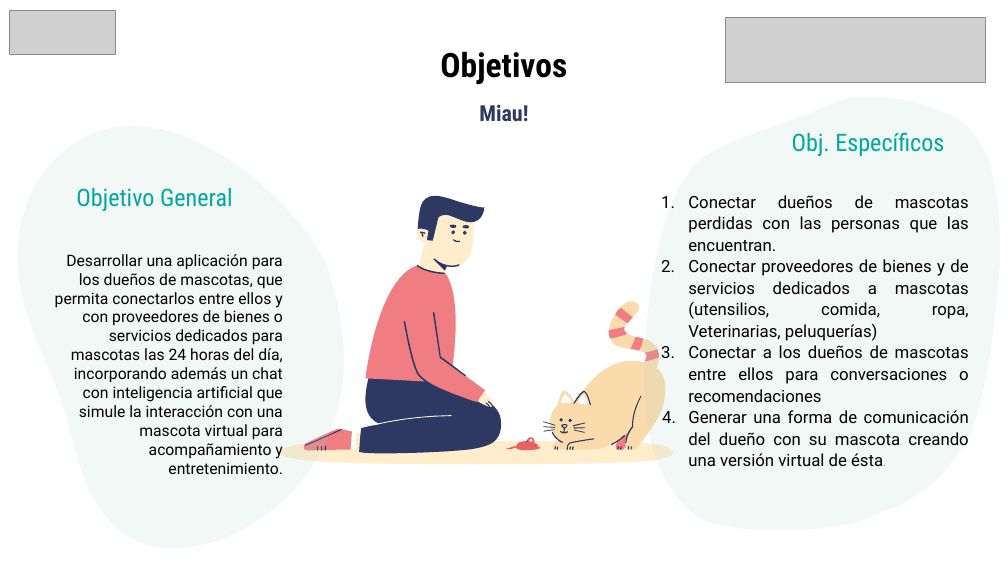
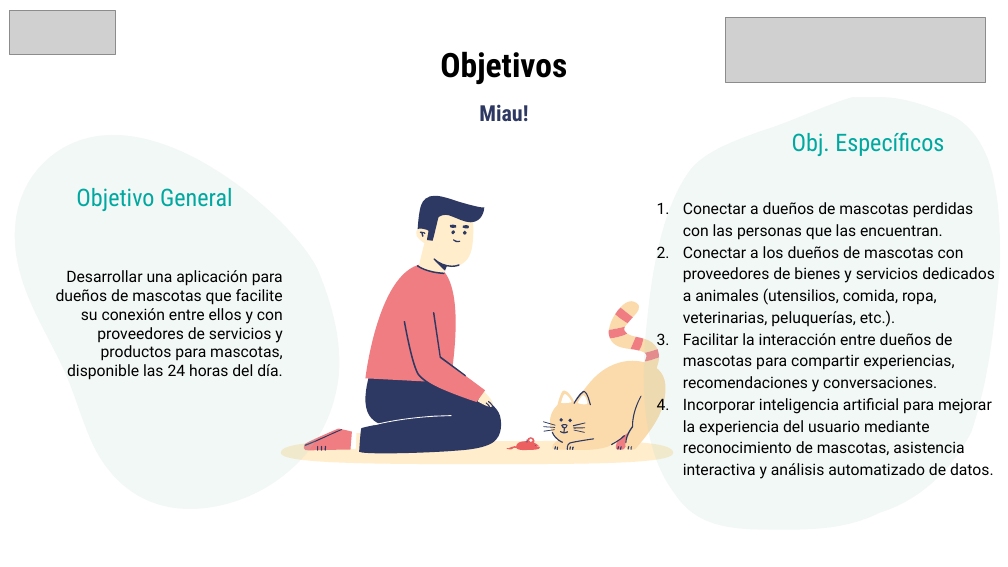
Before and after one commit to Kazeai-chan/Capstone_MyPet, a slide deck: slide 4 of Fase 2/Evidencias Proyecto/Presentación Proyecto.pptx. Drawn at 1008x567 pixels with LibreOffice and Linux fonts; fonts in the diff are those of the drawing; grey boxes stand for pictures. Boxes give left, top, right and bottom in pixels: in the first picture for what was removed or moved away, otherwise in the second. Text is boxed around its words. In the diff, an @@ line names an element or a change of style, - is before the commit and + after.

```diff
--- a/Fase 2/Evidencias Proyecto/Presentación Proyecto.pptx
+++ b/Fase 2/Evidencias Proyecto/Presentación Proyecto.pptx
@@ freeform shape: place and size @@
-freeform shape at <box>0,36,439,567</box>
+freeform shape at <box>0,55,423,558</box>
@@ text at <box>683,202,995,479</box>: text changed; size 16 to 15 pt @@
-1. Conectar dueños de mascotas perdidas con las personas que las encuentran.
-2. Conectar proveedores de bienes y de servicios dedicados a mascotas (utensilios, comida, ropa, Veterinarias, peluquerías)
-3. Conectar a los dueños de mascotas entre ellos para conversaciones o recomendaciones
-4. Generar una forma de comunicación del dueño con su mascota creando una versión virtual de ésta.
+1. Conectar a dueños de mascotas perdidas con las personas que las encuentran.
+2. Conectar a los dueños de mascotas con proveedores de bienes y servicios dedicados a animales (utensilios, comida, ropa, veterinarias, peluquerías, etc.).
+3. Facilitar la interacción entre dueños de mascotas para compartir experiencias, recomendaciones y conversaciones.
+4. Incorporar inteligencia artificial para mejorar la experiencia del usuario mediante reconocimiento de mascotas, asistencia interactiva y análisis automatizado de datos.
@@ text at <box>56,270,283,380</box>: text changed @@
-Desarrollar una aplicación para los dueños de mascotas, que permita conectarlos entre ellos y con proveedores de bienes o servicios dedicados para mascotas las 24 horas del día, incorporando además un chat con inteligencia artificial que simule la interacción con una mascota virtual para acompañamiento y entretenimiento.
+Desarrollar una aplicación para dueños de mascotas que facilite su conexión entre ellos y con proveedores de servicios y productos para mascotas, disponible las 24 horas del día.
```
Also in this commit, not shown: 9 other slides changed, 8 other files.
